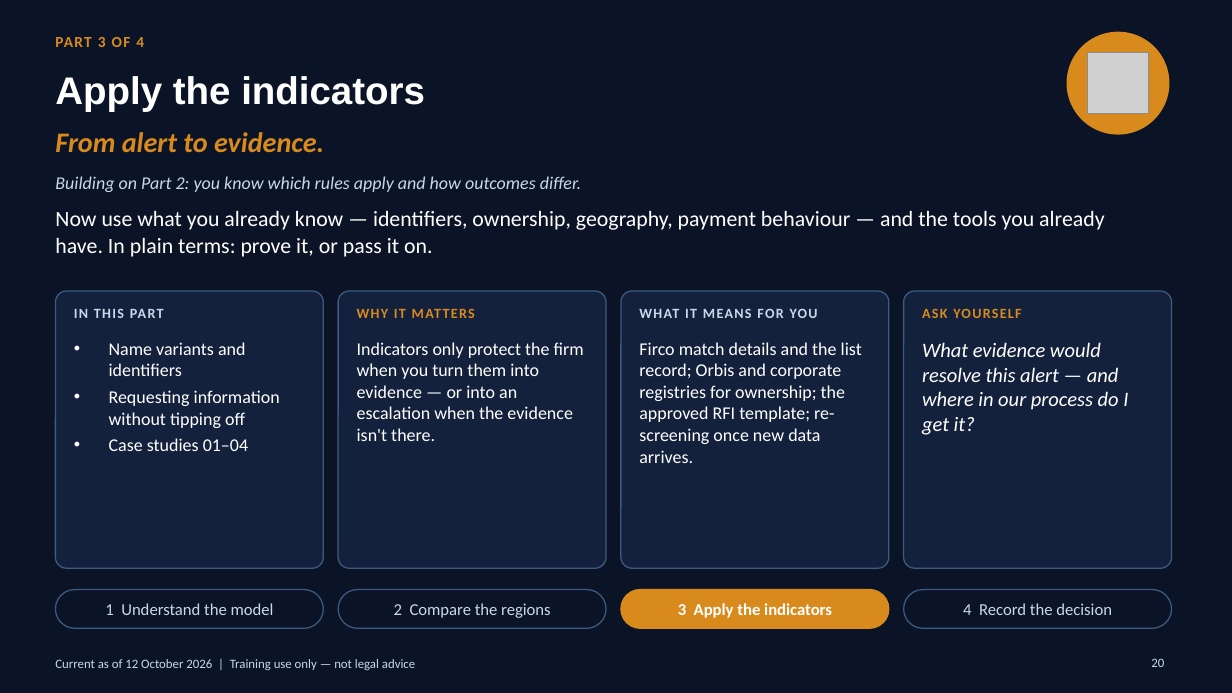
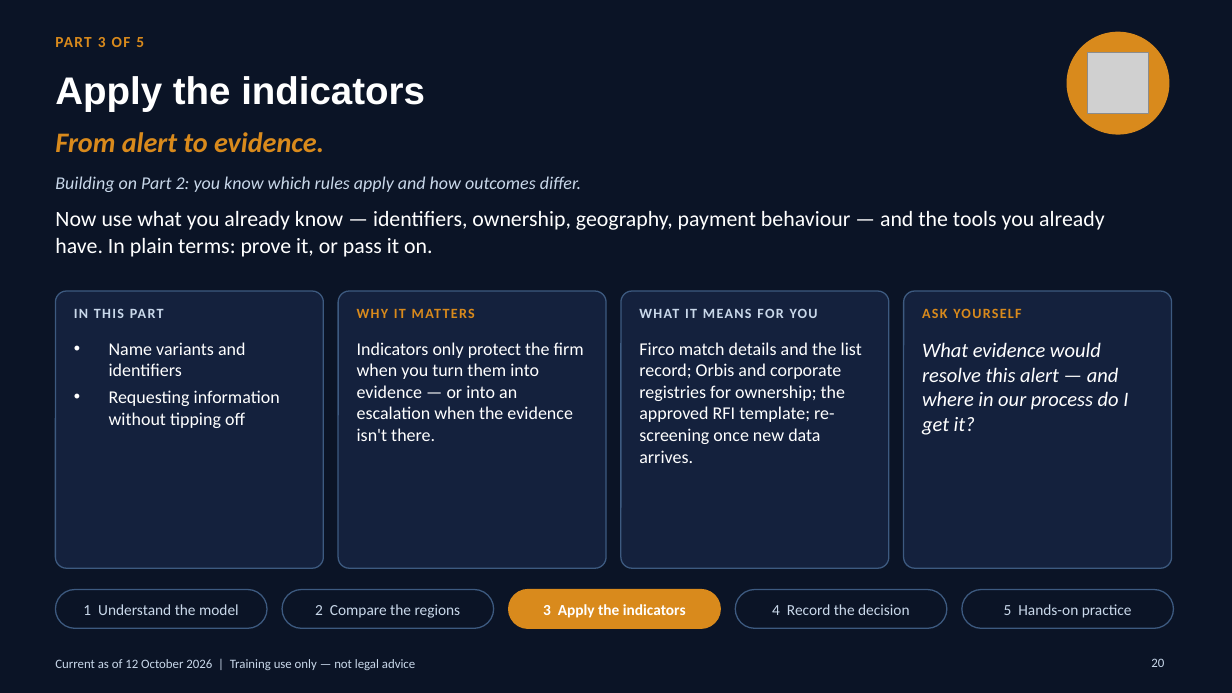
Before and after one commit to danielslonim-art/Screening, a slide deck: slide 20 of training/sanctions-in-practice-2026-10/sanctions-in-practice-analyst-edition.pptx. Drawn at 1232x693 pixels with LibreOffice and Linux fonts; fonts in the diff are those of the drawing; grey boxes stand for pictures. Boxes give left, top, right and bottom in pixels: in the first picture for what was removed or moved away, otherwise in the second. Text is boxed around its words. In the diff, an @@ line names an element or a change of style, - is before the commit and + after.

```diff
--- a/training/sanctions-in-practice-2026-10/sanctions-in-practice-analyst-edition.pptx
+++ b/training/sanctions-in-practice-2026-10/sanctions-in-practice-analyst-edition.pptx
@@ text at (x1=55, y1=37, x2=144, y2=47): text changed @@
-PART 3 OF 4
+PART 3 OF 5
@@ text at (x1=109, y1=438, x2=248, y2=451): paragraph removed @@
-• Case studies 01–04
@@ rounded rectangle resized from (x1=55, y1=590, x2=323, y2=628) to (x1=55, y1=590, x2=267, y2=628) @@
@@ text "2 Compare the regions" moved from (x1=394, y1=603, x2=551, y2=618) to (x1=315, y1=604, x2=461, y2=618) @@
@@ rounded rectangle resized from (x1=338, y1=590, x2=606, y2=628) to (x1=282, y1=590, x2=494, y2=628) @@
@@ text "3 Apply the indicators" moved from (x1=678, y1=603, x2=832, y2=618) to (x1=543, y1=604, x2=686, y2=618) @@
@@ rounded rectangle resized from (x1=621, y1=590, x2=889, y2=628) to (x1=508, y1=590, x2=720, y2=628) @@
@@ size 13 to 12 pt in 4 elements at (x1=83, y1=604, x2=239, y2=615), (x1=315, y1=604, x2=461, y2=618), (x1=543, y1=604, x2=686, y2=618), (x1=772, y1=604, x2=909, y2=615) @@
@@ text "4 Record the decision" moved from (x1=963, y1=603, x2=1112, y2=615) to (x1=772, y1=604, x2=909, y2=615) @@
@@ rounded rectangle resized from (x1=904, y1=590, x2=1172, y2=628) to (x1=736, y1=590, x2=947, y2=628) @@
@@ rounded rectangle added at (x1=962, y1=590, x2=1174, y2=628), fill #0B1426, outline #3D5A80 1 pt @@
@@ text added at (x1=1004, y1=604, x2=1132, y2=618), 12 pt, text #C9D8EA @@
+5 Hands-on practice
```
Also in this commit, not shown: 10 other slides changed, 3 slides added, 1 other file.
